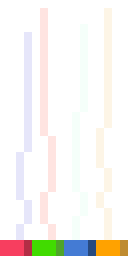
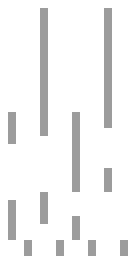
The second 128 x 256 image is a revision of the first. Changes to its layers:
removed layer "Finish" over [0, 8, 128, 256]
added layer "Finish 0" above "Background" over [0, 8, 128, 256]
